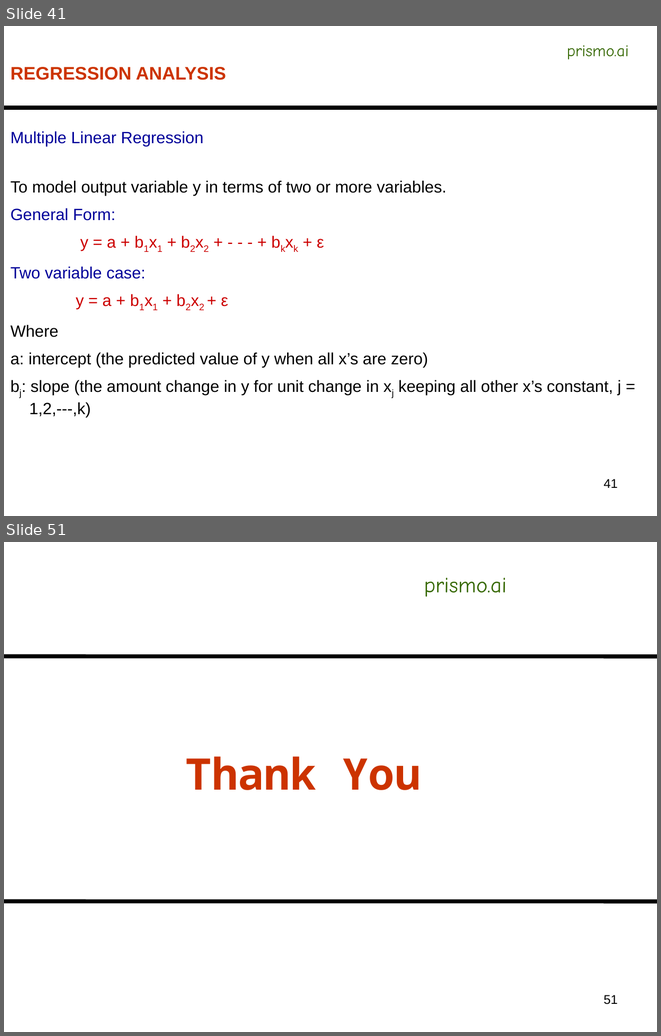
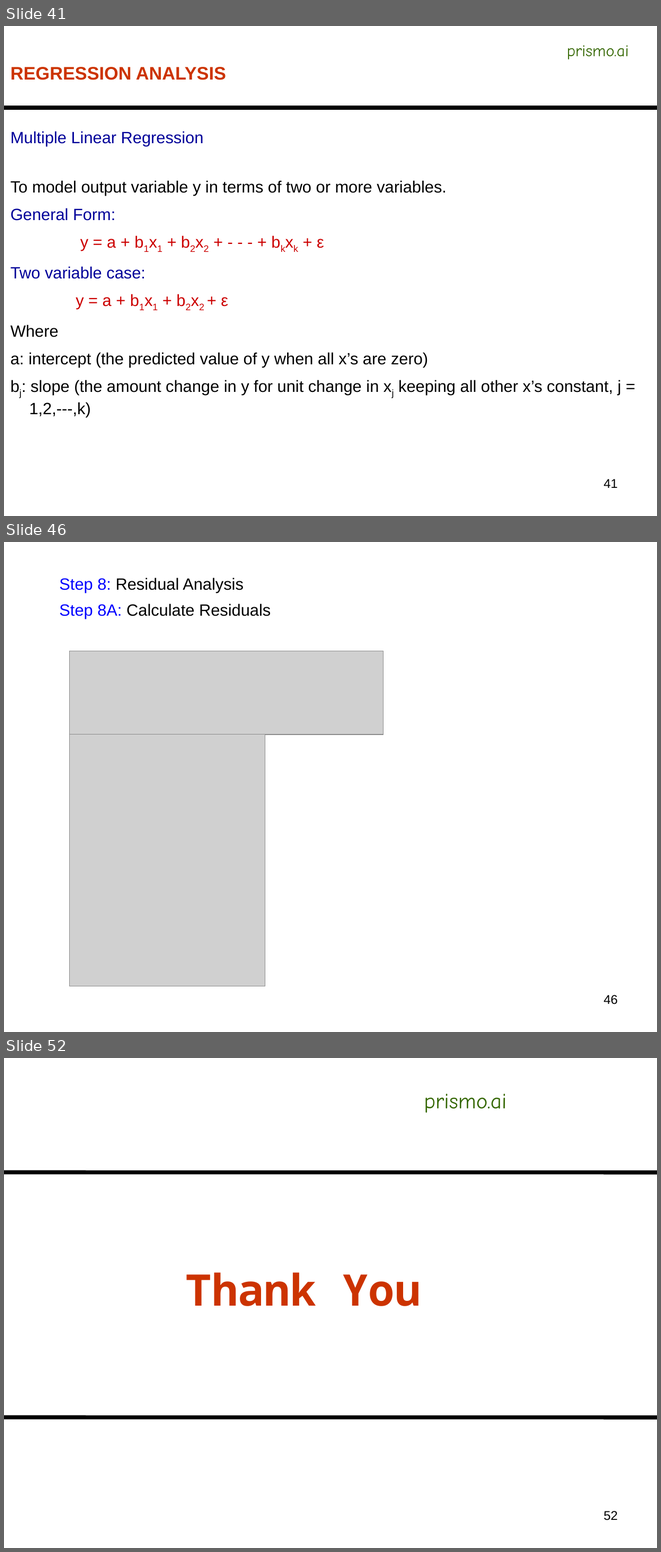
Before and after one commit to AnirbanDatta87/Python, a slide deck: Concepts/C12 - Predictive Modeling/Business_Forecasting_Module1.pptx. Shown one above the other, each under a label of ours: slides 41 and 51 before the commit, slides 41, 46 and 52 after it; the slides between them are not shown. The pictures are 661x1036 and 661x1552 pixels, drawn with LibreOffice and Linux fonts; fonts in the diff are those of the drawing; grey boxes stand for pictures. Boxes give left, top, right and bottom in pixels: in the first picture for what was removed or moved away, otherwise in the second. Text is boxed around its words. In the diff, an @@ line names an element or a change of style, - is before the commit and + after.

```diff
--- a/Concepts/C12 - Predictive Modeling/Business_Forecasting_Module1.pptx
+++ b/Concepts/C12 - Predictive Modeling/Business_Forecasting_Module1.pptx
@@ slide 46 added at box(4, 542, 657, 1032), background #FFFFFF @@
@@ text added at box(59, 578, 244, 592), 18 pt, text #000000 @@
+Step 8: Residual Analysis
@@ text added at box(59, 603, 271, 619), 18 pt, text #000000 @@
+Step 8A: Calculate Residuals
@@ picture added at box(69, 651, 383, 734) @@
@@ picture added at box(69, 734, 265, 986) @@
@@ page number added at box(603, 995, 618, 1004), 14 pt, text #000000 @@
+46
@@ what was slide 51 is now slide 52 @@
@@ page number at box(603, 1511, 618, 1520): text changed @@
-51
+52
```
Also in this commit, not shown: 4 slides changed, 5 other slides added, 5 slides removed, 21 other files.
